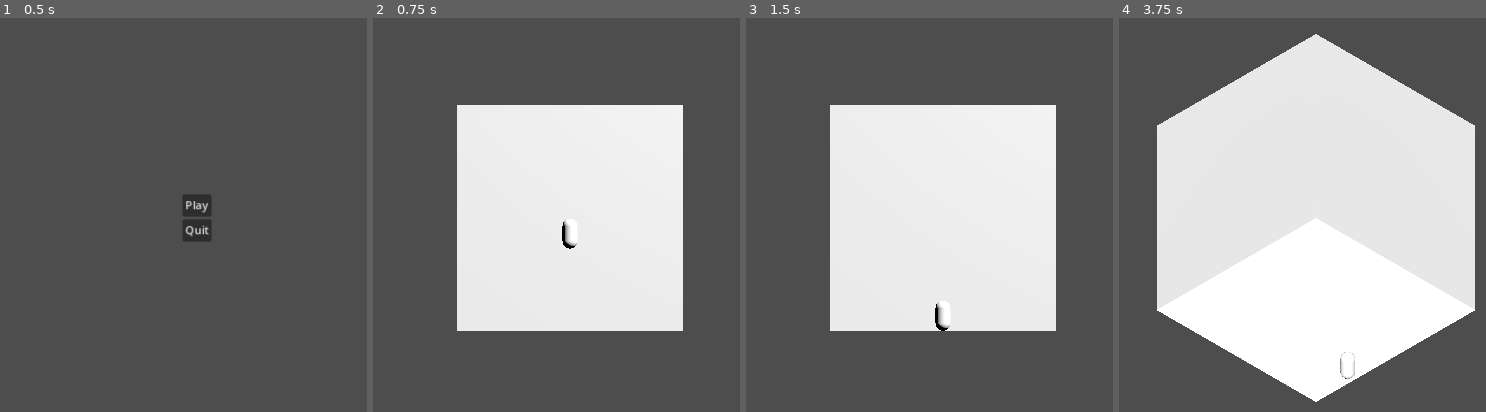
Above: before the commit, frames 1-4 (left to right).
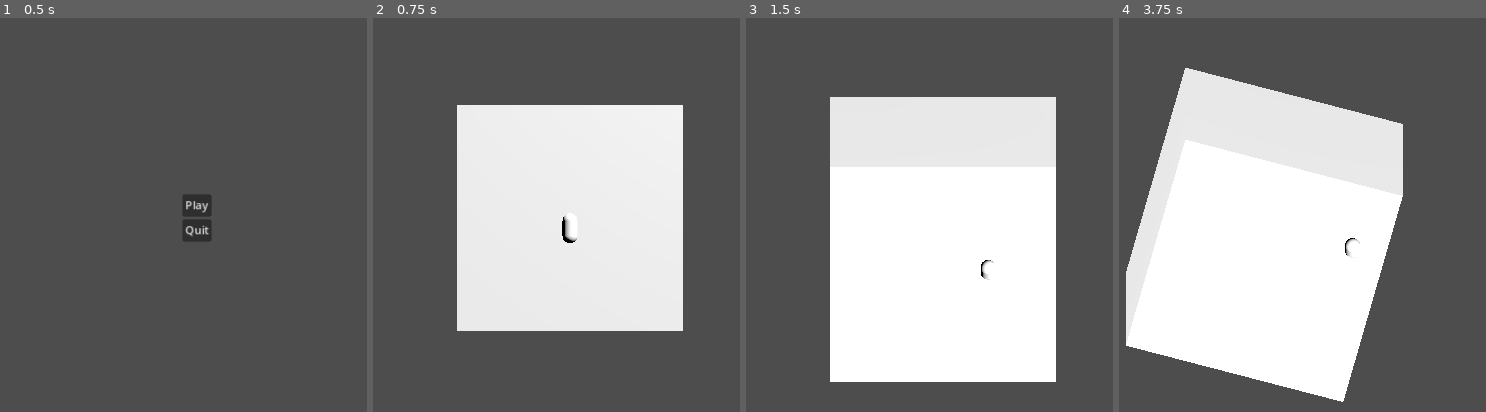
Above: after the commit, the same moments.

Repository: Notebooked/Bullet-Hell-Game-Jam-2023
Game: Godot game, scene res://Scenes/Menu.tscn
Same seed, same stepped clock (60 frames per second), same inputs: the game is played once before the commit and once after it.
Inputs:
- Up to frame 1 (0.5 s): no input
- Up to frame 2 (0.75 s): click "Play" at 0.5 s
- Up to frame 3 (1.5 s): hold D (right) from 1.28 s (still down); hold 3 from 1.28 s (still down)
- Up to frame 4 (3.75 s): tap Space (jump) at 1.52, 2.27 s; tap 1 at 1.55, 2.1 s; release D (right) at 2.03 s; release 3 at 2.03 s; hold S (down) 2.03-2.78 s; tap 2 at 2.3 s; hold D (right) 2.78-3.53 s; hold 2 2.78-3.53 s; tap 3 at 3.05, 3.6 s; hold W (up) from 3.53 s (still down)

Frame 1 is identical in both runs. In frame 2, 0.1% of the frame differs, in the area x 51-56%, y 50-59%; in frame 3, 9.4%; in frame 4, 26%, in the area x 1-98%, y 4-98%.

Commit message:
godot :apple:

Diff:
--- a/Scenes/BaseLevel.tscn
+++ b/Scenes/BaseLevel.tscn
@@ -11,7 +11,6 @@
 [node name="Node3D" type="Node3D"]
 
 [node name="Player" parent="." instance=ExtResource("1_7ir5e")]
-transform = Transform3D(1, 0, 0, 0, 1, 0, 0, 0, 1, 0, -0.347139, 0)
 
 [node name="Room" type="StaticBody3D" parent="."]
 transform = Transform3D(15, 0, 0, 0, 15, 0, 0, 0, 15, 0, 0, 0)
--- a/Scenes/Camera.gd
+++ b/Scenes/Camera.gd
@@ -1,8 +1,9 @@
 extends Camera3D
 
 var target_position: Vector3
+var target_rotation: Vector3
 
-var position_lerp = 0.125
+var lerp_value = 0.125
 
 # Called when the node enters the scene tree for the first time.
 func _ready():
@@ -13,9 +14,14 @@
 func _process(delta):
 	if Input.is_key_pressed(KEY_1):
 		target_position = Vector3(0,0,25)
+		target_rotation = Vector3(0,0,0)
 	if Input.is_key_pressed(KEY_2):
 		target_position = Vector3(1,1,1).normalized() * 25
+		var angle = rad_to_deg(Vector3(1,1,1).angle_to(Vector3(1,1,0)))
+		target_rotation = Vector3(-angle,45,0)
+	if Input.is_key_pressed(KEY_3):
+		target_position = Vector3(0,25,0)
+		target_rotation = Vector3(-90,0,0)
 
-	position = lerp(position, target_position, position_lerp)
-
-	look_at(Vector3.ZERO)
+	position = lerp(position, target_position, lerp_value)
+	rotation_degrees = lerp(rotation_degrees, target_rotation, lerp_value)
--- a/Scenes/Player.gd
+++ b/Scenes/Player.gd
@@ -22,12 +22,7 @@
 	# Get the input direction and handle the movement/deceleration.
 	# As good practice, you should replace UI actions with custom gameplay actions.
 	var input_dir = Input.get_vector("left", "right", "up", "down")
-	var direction = (Vector3(input_dir.x, 0, input_dir.y)).normalized()
-	var camera_direction = camera.transform.basis.z
-	camera_direction.y = 0
-	camera_direction = camera_direction.normalized()
-	direction = direction * camera_direction
-	direction = direction.normalized()
+	var direction = (Vector3(input_dir.x, 0, input_dir.y)).rotated(Vector3.UP,camera.rotation.y).normalized()
 	if direction:
 		velocity.x = direction.x * SPEED
 		velocity.z = direction.z * SPEED
